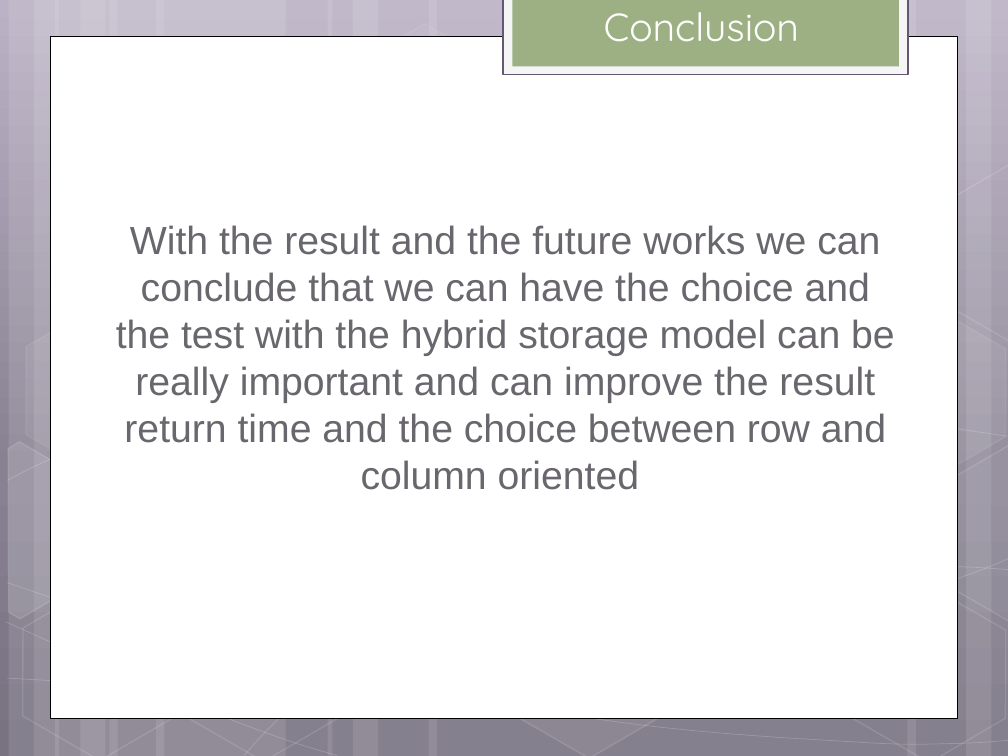
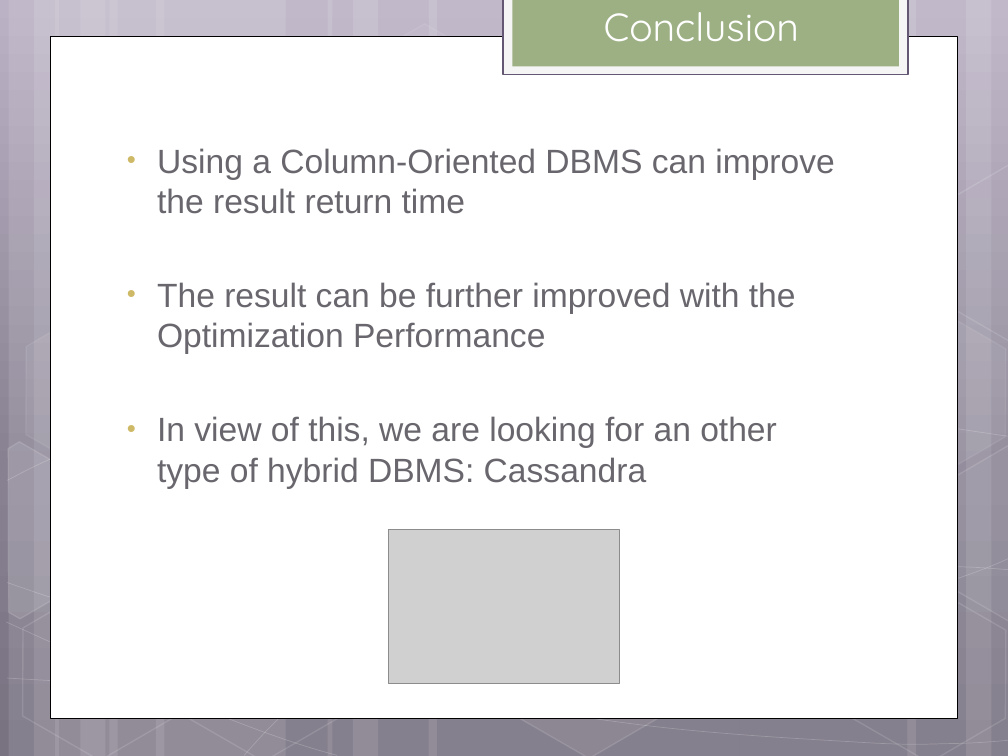
Before and after one commit to helpcat/bigdataworkshop2, a slide deck: slide 34 of slides/MonetDB workshop.pptx (slide 28 before the commit). Drawn at 1008x756 pixels with LibreOffice and Linux fonts; fonts in the diff are those of the drawing; grey boxes stand for pictures. Boxes give left, top, right and bottom in pixels: in the first picture for what was removed or moved away, otherwise in the second. Text is boxed around its words. In the diff, an @@ line names an element or a change of style, - is before the commit and + after.

Commit message:
Changes

```diff
--- a/slides/MonetDB workshop.pptx
+++ b/slides/MonetDB workshop.pptx
@@ text added at <box>157,148,834,489</box>, 24 pt, text #69676D @@
+• Using a Column-Oriented DBMS can improve the result return time
+• The result can be further improved with the Optimization Performance
+• In view of this, we are looking for an other type of hybrid DBMS: Cassandra
@@ text removed at <box>116,225,895,490</box> @@
-With the result and the future works we can conclude that we can have the choice and the test with the hybrid storage model can be really important and can improve the result return time and the choice between row and column oriented
@@ picture added at <box>389,529,620,683</box> @@
```
Also in this commit, not shown: 22 other slides changed, 7 slides added, 1 slide removed.
